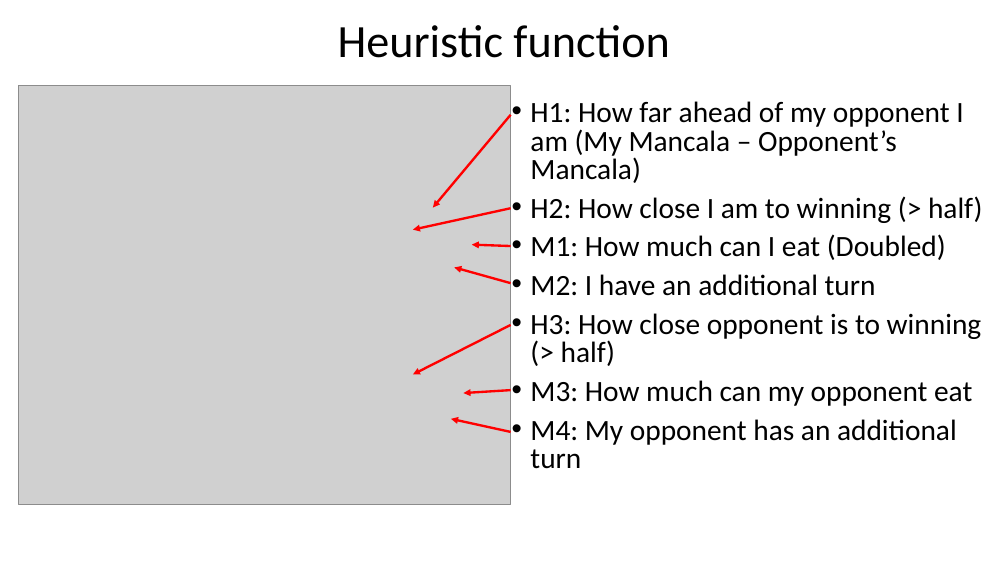
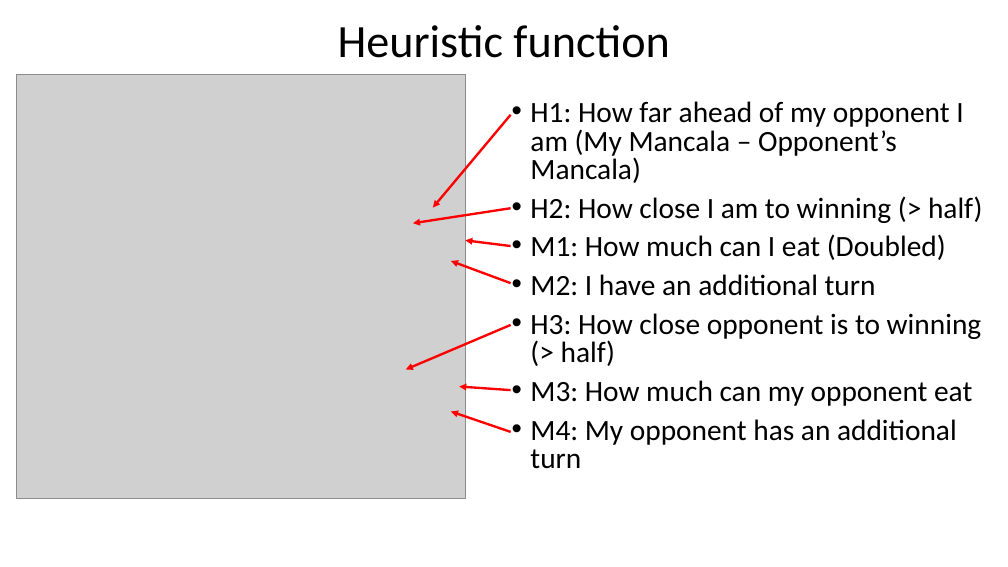
Before and after one commit to Noired/DOSE-Jan-8th-presentation, a slide deck: slide 18 of Slides/massa/massa_slides.pptx. Drawn at 1008x567 pixels with LibreOffice and Linux fonts; fonts in the diff are those of the drawing; grey boxes stand for pictures. Boxes give left, top, right and bottom in pixels: in the first picture for what was removed or moved away, otherwise in the second. Text is boxed around its words. In the diff, an @@ line names an element or a change of style, - is before the commit and + after.

```diff
--- a/Slides/massa/massa_slides.pptx
+++ b/Slides/massa/massa_slides.pptx
@@ picture: place and size @@
-picture at [19, 85, 511, 504]
+picture at [17, 75, 465, 498]
@@ arrow moved from (510, 208) - (413, 230) to (510, 208) - (413, 223) @@
@@ arrow moved from (510, 284) - (454, 268) to (510, 284) - (451, 261) @@
@@ arrow moved from (510, 246) - (472, 245) to (510, 246) - (466, 240) @@
@@ arrow moved from (510, 325) - (413, 374) to (510, 325) - (406, 370) @@
@@ arrow moved from (510, 390) - (464, 393) to (510, 390) - (460, 386) @@
@@ arrow moved from (510, 432) - (451, 419) to (510, 432) - (451, 411) @@
```
Also in this commit, not shown: 4 other slides changed, 2 slides added, 4 other files.
